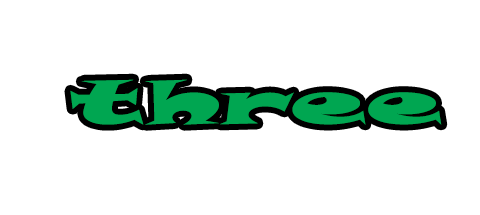
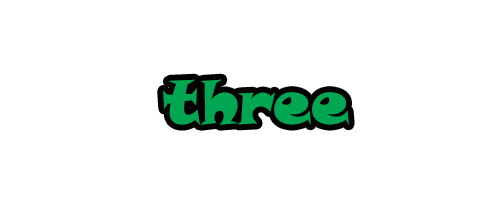
Comparing the layer stacks of the two 480 x 215 images. Changes:
painted on "three" over [70,79,442,125]
